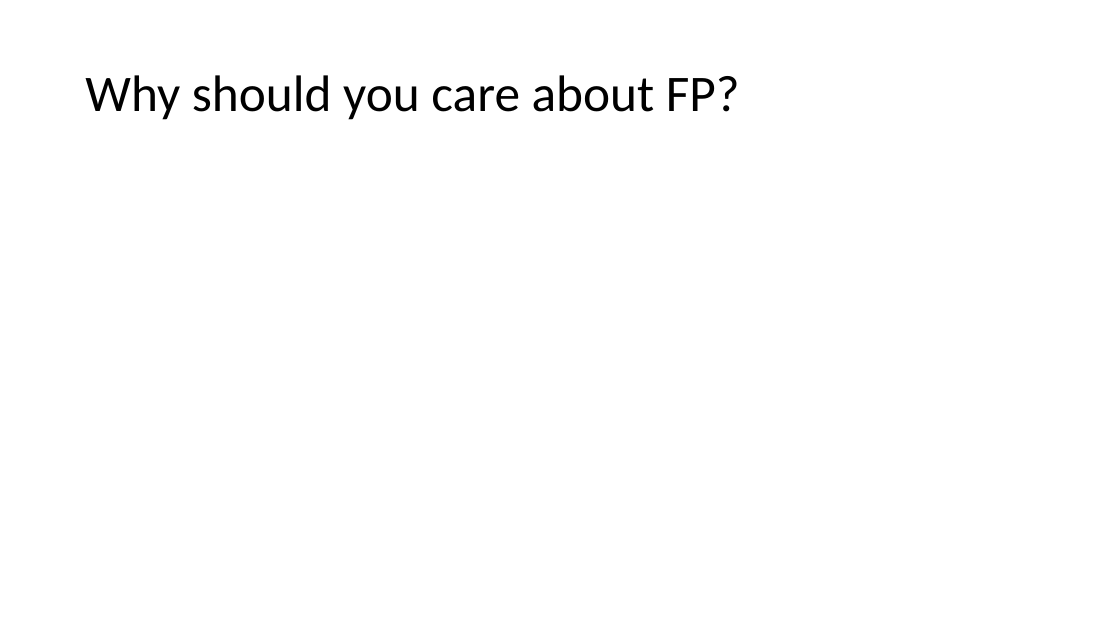
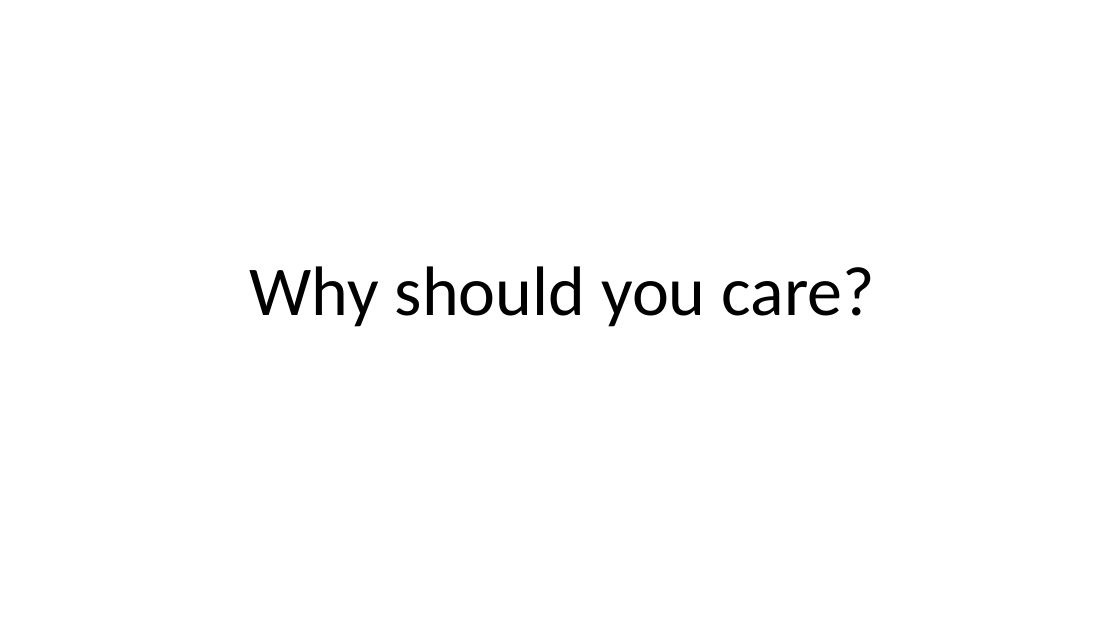
Before and after one commit to armadilloNik/FunctionalCSharpSig, a slide deck: slide 4 of slides/FpViaCSharp.pptx. Drawn at 1120x630 pixels with LibreOffice and Linux fonts; fonts in the diff are those of the drawing. Boxes give left, top, right and bottom in pixels: in the first picture for what was removed or moved away, otherwise in the second. Text is boxed around its words. In the diff, an @@ line names an element or a change of style, - is before the commit and + after.

```diff
--- a/slides/FpViaCSharp.pptx
+++ b/slides/FpViaCSharp.pptx
@@ title at box(250, 266, 875, 327): text changed; size 44 to 60 pt @@
-Why should you care about FP?
+Why should you care?
```
Also in this commit, not shown: 3 other slides changed, 21 slides added, 2 slides removed.
